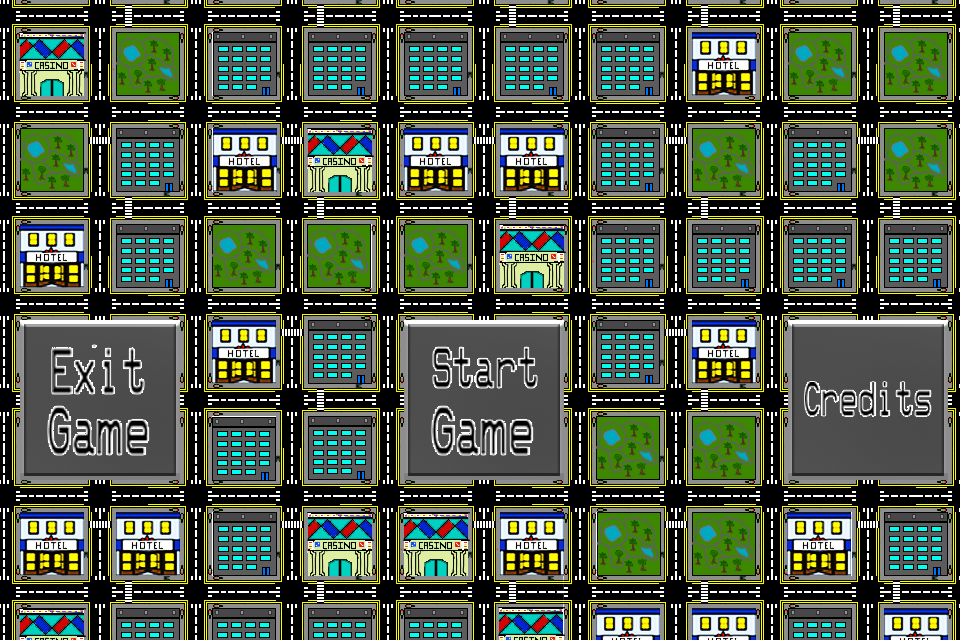
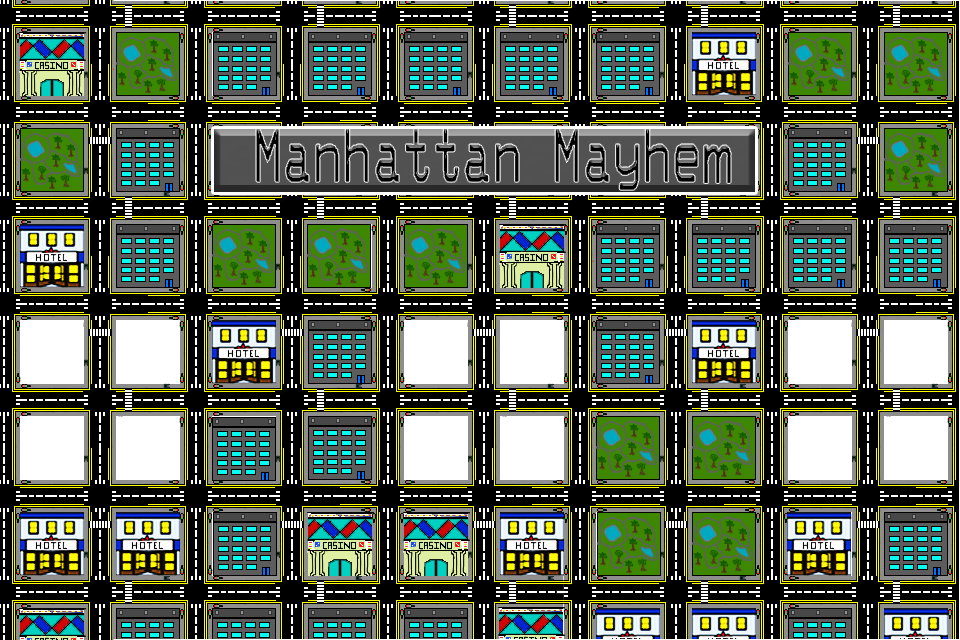
Layered file, before and after one edit (960×640). Changes by layer:
added layer "Layer 7" above "Layer 8" over [256, 129, 731, 190]
added layer "Layer 8" above "Layer 5 copy 13" over [214, 129, 755, 192]
hid "Layer 3" over [404, 320, 564, 480]
hid "Layer 6" over [805, 382, 931, 417]
hid "Layer 5" over [788, 320, 948, 480]
hid "Layer 4" over [20, 320, 180, 480]
